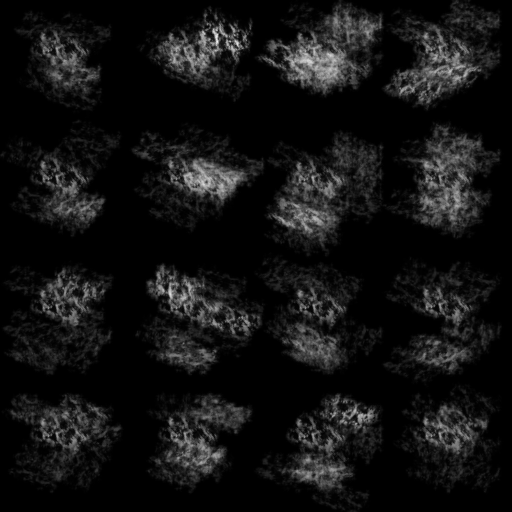
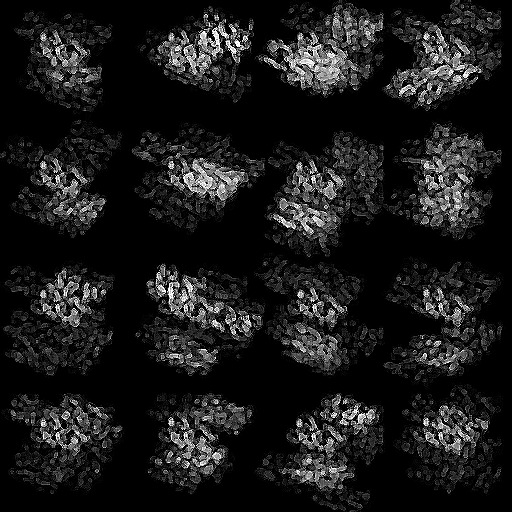
Revision of a layered 512 × 512 image; what changed, layer by layer:
added layer "Calque 11" above "Calque 10" over [0,0,505,512]
